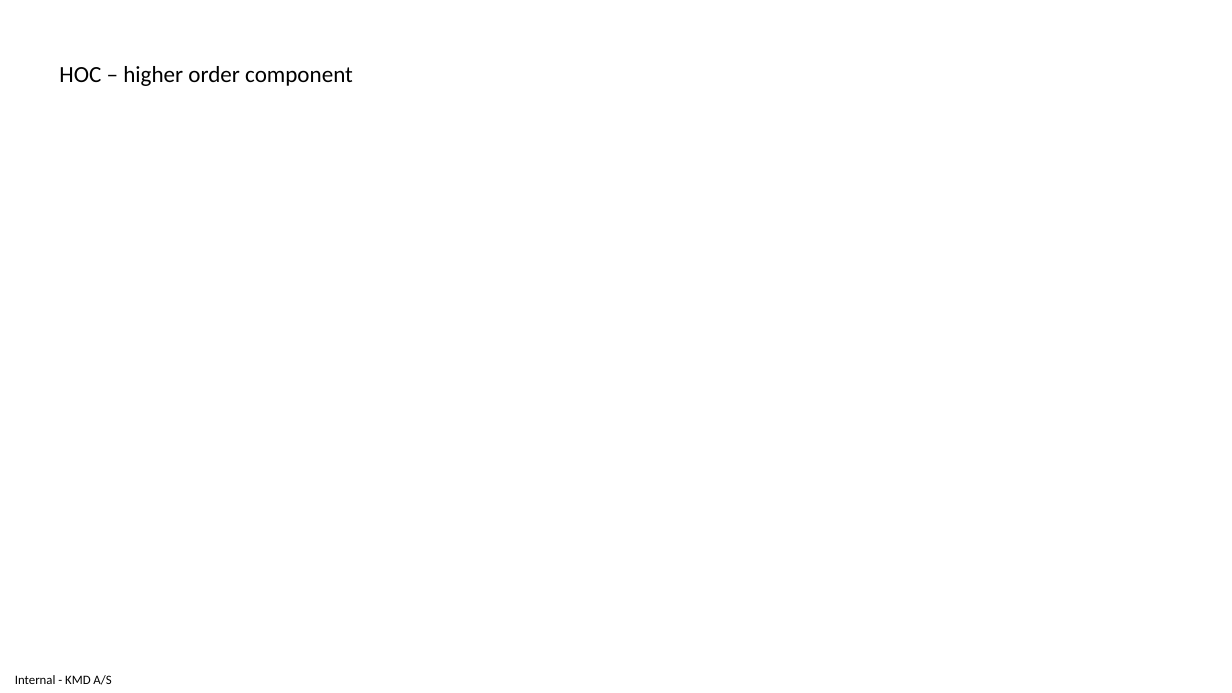
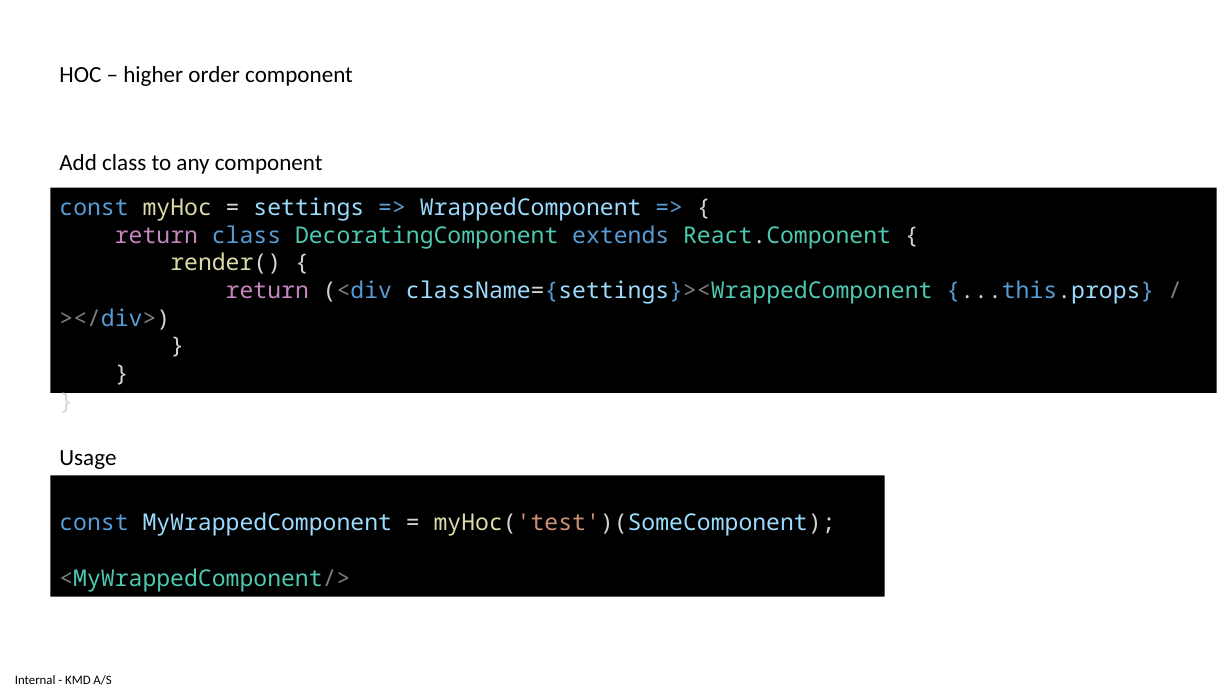
Before and after one commit to delprzemo/reactjs-starter, a slide deck: slide 31 of tutorial/ReactjsTraining.pptx. Drawn at 1232x693 pixels with LibreOffice and Linux fonts; fonts in the diff are those of the drawing. Boxes give left, top, right and bottom in pixels: in the first picture for what was removed or moved away, otherwise in the second. Text is boxed around its words. In the diff, an @@ line names an element or a change of style, - is before the commit and + after.

```diff
--- a/tutorial/ReactjsTraining.pptx
+++ b/tutorial/ReactjsTraining.pptx
@@ text added at bbox=[59, 154, 323, 174], 18 pt, text #000000 @@
+Add class to any component
@@ rectangle added at bbox=[50, 188, 1216, 393], fill #000000, 18 pt, text #4EC9B0 @@
+const myHoc = settings => WrappedComponent => {
+return class DecoratingComponent extends React.Component {
+render() {
+return (<div className={settings}><WrappedComponent {...this.props} /></div>)
+}
+}
+}
@@ rectangle added at bbox=[50, 476, 884, 597], fill #000000, 18 pt, text #9CDCFE @@
+const MyWrappedComponent = myHoc('test')(SomeComponent);
+<MyWrappedComponent/>
@@ text added at bbox=[59, 450, 116, 469], 18 pt, text #000000 @@
+Usage
```
Also in this commit, not shown: 2 other files.
